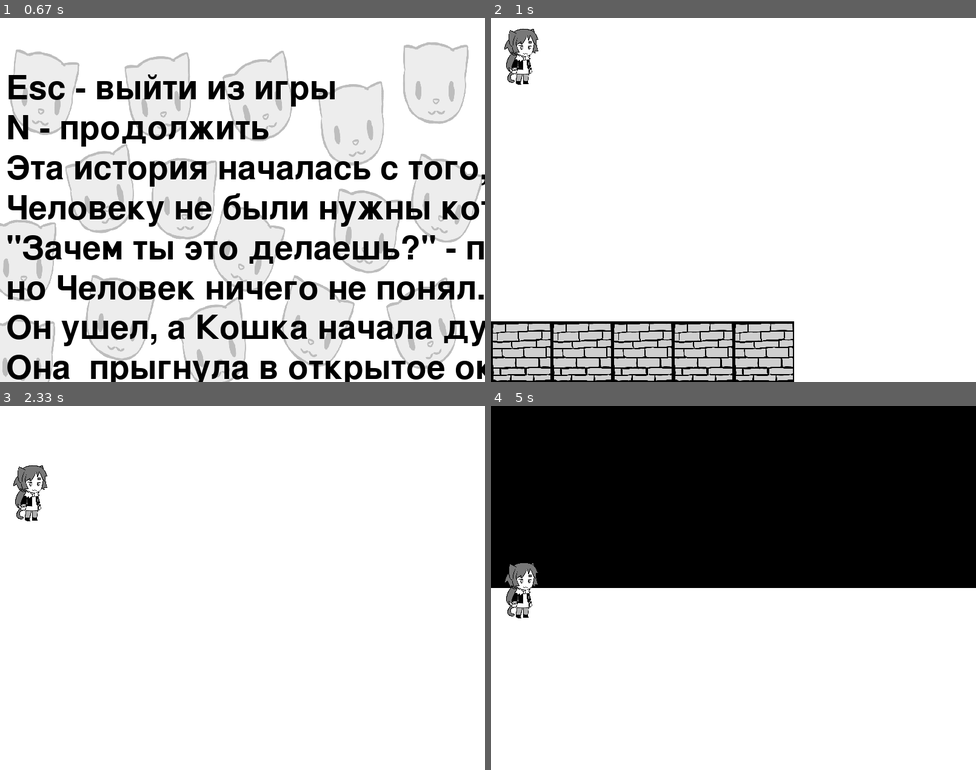
Above: before the commit, frames 1-4 (two rows, left to right).
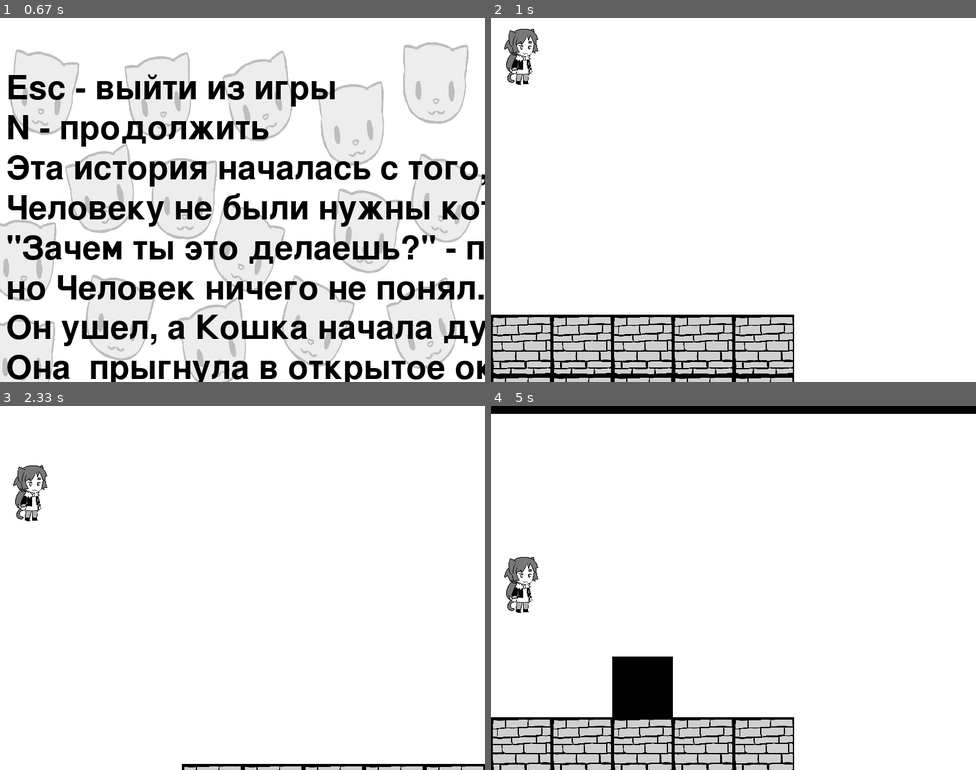
Above: after the commit, the same moments.

Repository: MariaSalimova/pygame_project_Salimova_Melnickov
Game: pygame game, started from main.py
Same seed, same stepped clock (60 frames per second), same inputs: the game is played once before the commit and once after it.
Inputs:
- Up to frame 1 (0.67 s): click "Играть" at 0.38 s
- Up to frame 2 (1 s): type "ann" at 0.67 s
- Up to frame 3 (2.33 s): tap Enter at 1 s; hold D 1.22-1.68 s; hold A 1.77-2.07 s; hold D from 2.1 s (still down)
- Up to frame 4 (5 s): release D at 2.57 s; hold A 2.6-3.13 s; hold D 3.17-3.47 s; hold A 3.5-3.9 s; hold W 3.93-4.3 s; hold D 4.33-4.97 s

Frame 1 is identical in both runs. In frame 2, 5.0% of the frame differs, in the area x 0-63%, y 81-100%; in frame 3, 1.0%; in frame 4, 59%, in the area x 0-100%, y 2-100%.

Commit message:
Небольшие доработки камеры

Diff:
--- a/classes/main_character.py
+++ b/classes/main_character.py
@@ -33,14 +33,17 @@
 
     def update(self, camera, key=None):
         if not pygame.sprite.spritecollideany(self, collision):
-            self.rect = self.rect.move(0, 1)
+            self.rect = self.rect.move(0, GRAVITY)
+            camera.dy -= GRAVITY
+            for sprite in tiles:
+                camera.apply(sprite)
 
         if pygame.sprite.spritecollideany(self, danger):
             self.alive = False
 
     def move(self, x, y, camera):
         camera.dx -= 100 * (x - self.pos[0])
-        camera.dy -= 100 * (y - self.pos[1])
+        camera.dy -= 110 * (y - self.pos[1])
         self.pos = (x, y)
         for sprite in tiles:
             camera.apply(sprite)
--- a/screen/game_over_screen.py
+++ b/screen/game_over_screen.py
@@ -25,8 +25,10 @@
             for event in pygame.event.get():
                 if event.type == pygame.QUIT:
                     terminate()
-                elif event.type == pygame.K_ESCAPE:
-                    terminate()
+
+                if event.type == pygame.KEYDOWN:
+                    if event.key == pygame.K_ESCAPE:
+                        terminate()
 
             pygame.display.flip()
-            clock.tick(50)
+            clock.tick(30)
--- a/screen/level1_screen.py
+++ b/screen/level1_screen.py
@@ -47,14 +47,14 @@
     def move(self, movement):
         x, y = self.player.pos
         if movement == "up":
-            if y > 0 and self.level_map[y - 1][x] in [".", "%"]:
+            if y > 0 and self.level_map[y - 1][x] == '.':
                 self.player.move(x, y - 1, self.camera)
         elif movement == "down":
-            if y < self.level_y - 1 and self.level_map[y + 1][x] in [".", "%"]:
+            if y < self.level_y - 1 and self.level_map[y + 1][x] == '.':
                 self.player.move(x, y + 1, self.camera)
         elif movement == "left":
-            if x > 0 and self.level_map[y][x - 1] in [".", "%"]:
+            if x > 0 and self.level_map[y][x - 1] == '.':
                 self.player.move(x - 1, y, self.camera)
         elif movement == "right":
-            if x < self.level_x and self.level_map[y][x + 1] in [".", "%"]:
+            if x < self.level_x and self.level_map[y][x + 1] == '.':
                 self.player.move(x + 1, y, self.camera)
Not shown, changed: data/maps of levels/level_1
